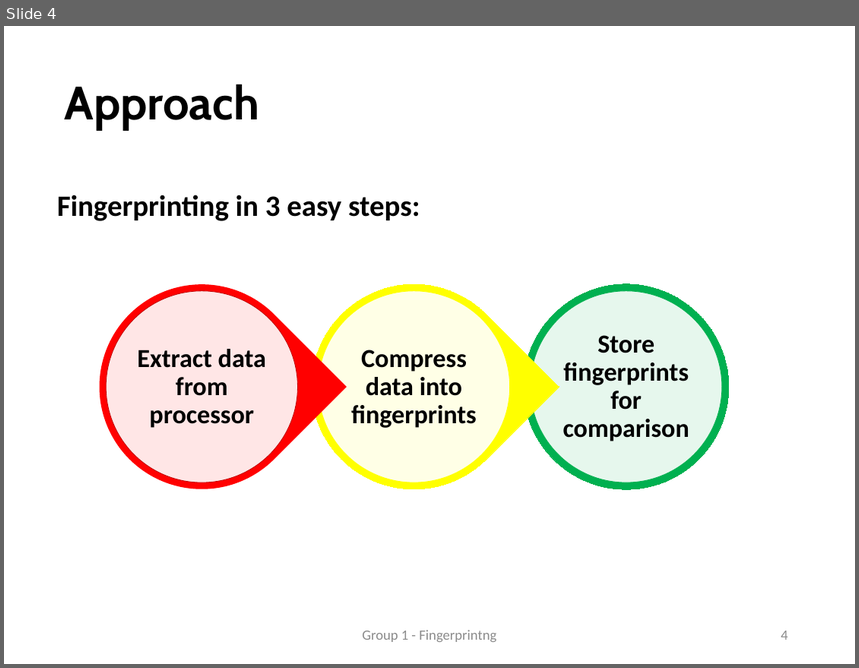
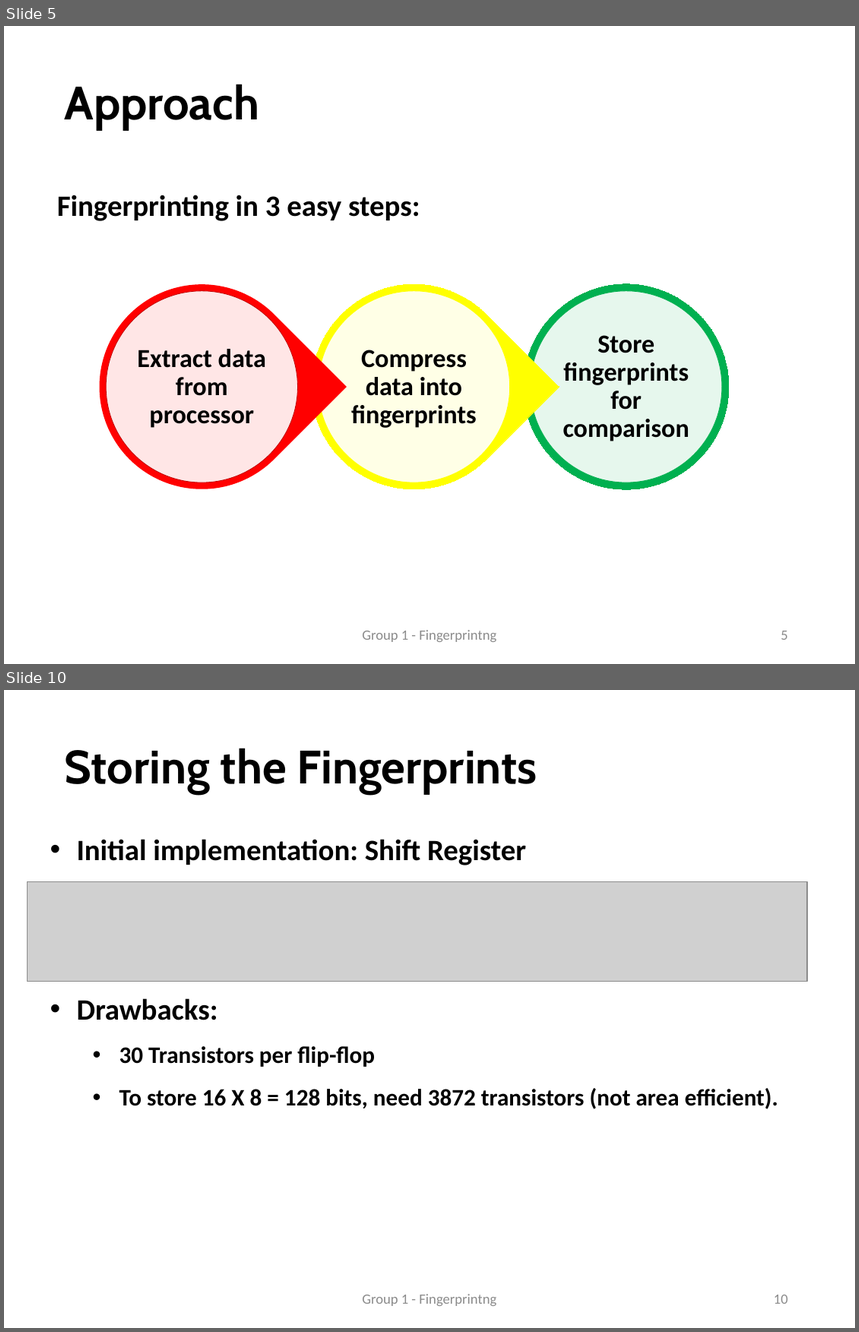
Before and after one commit to faga9267/VLSI---Fingerprinting, a slide deck: presentation/Presentation.pptx. Shown one above the other, each under a label of ours: slide 4 before the commit, slides 5 and 10 after it; the slides between them are not shown. The pictures are 859x668 and 859x1332 pixels, drawn with LibreOffice and Linux fonts; fonts in the diff are those of the drawing; grey boxes stand for pictures. Boxes give left, top, right and bottom in pixels: in the first picture for what was removed or moved away, otherwise in the second. Text is boxed around its words. In the diff, an @@ line names an element or a change of style, - is before the commit and + after.

```diff
--- a/presentation/Presentation.pptx
+++ b/presentation/Presentation.pptx
@@ slide 10 added at box(4, 690, 855, 1328), background #FFFFFF @@
@@ title added at box(65, 748, 538, 794), 39.6 pt, text #000000, bold @@
+Storing the Fingerprints
@@ text added at box(77, 839, 778, 1110), 20 pt, text #000000, bold @@
+• Initial implementation: Shift Register
+• Drawbacks:
+  • 30 Transistors per flip-flop
+  • To store 16 X 8 = 128 bits, need 3872 transistors (not area efficient).
@@ picture added at box(27, 882, 807, 982) @@
@@ text added at box(362, 1294, 496, 1306), 12 pt, text #8C8C8C @@
+Group 1 - Fingerprintng
@@ page number added at box(774, 1295, 788, 1304), 12 pt, text #8C8C8C @@
+10
@@ what was slide 4 is now slide 5 @@
@@ page number at box(781, 631, 788, 640): text changed @@
-4
+5
```
Also in this commit, not shown: 3 slides changed, 18 other slides added, 9 other files.
